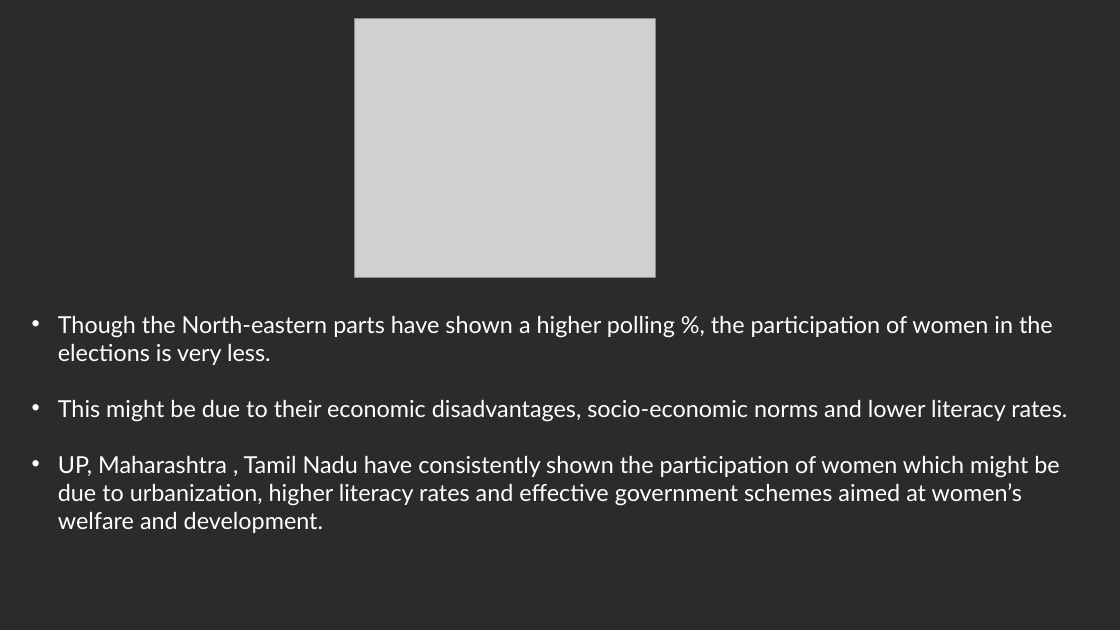
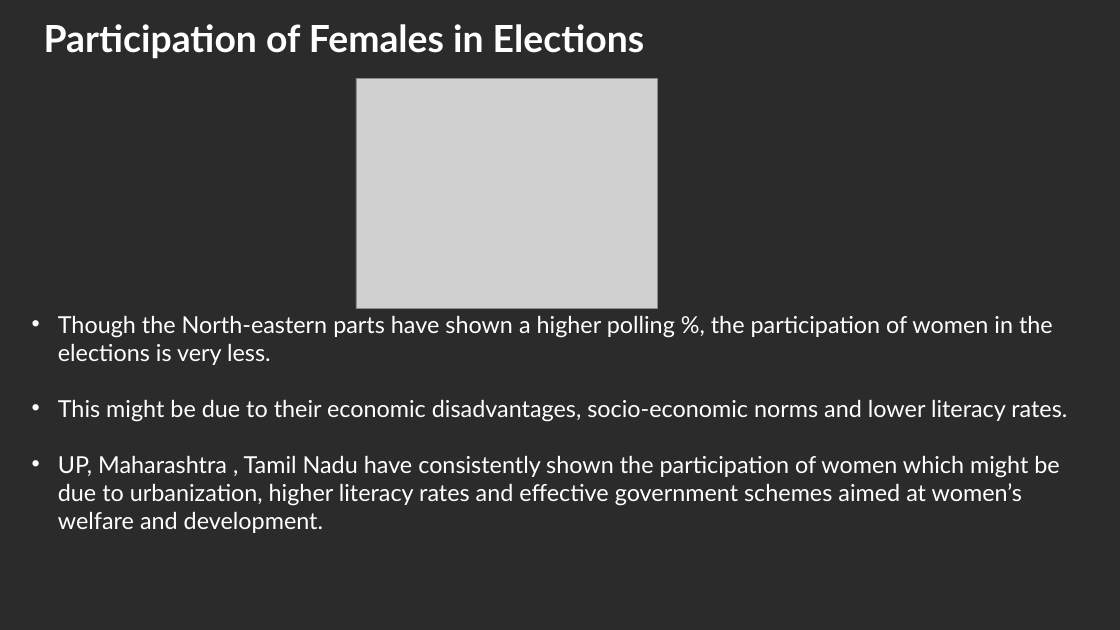
Before and after one commit to Kavinmathi03/Lok-Sabha-Elections-Analysis, a slide deck: slide 21 of Lok Sabha Analysis.pptx. Drawn at 1120x630 pixels with LibreOffice and Linux fonts; fonts in the diff are those of the drawing; grey boxes stand for pictures; background and template pictures are left out; a plain dark background stands for a picture behind light text. Boxes give left, top, right and bottom in pixels: in the first picture for what was removed or moved away, otherwise in the second. Text is boxed around its words. In the diff, an @@ line names an element or a change of style, - is before the commit and + after.

```diff
--- a/Lok Sabha Analysis.pptx
+++ b/Lok Sabha Analysis.pptx
@@ text added at box(44, 24, 645, 59), 32 pt, text #FFFFFF, bold @@
+Participation of Females in Elections
@@ picture: place and size @@
-picture at box(355, 18, 655, 277)
+picture at box(356, 78, 657, 308)
```
Also in this commit, not shown: 5 other slides changed.
